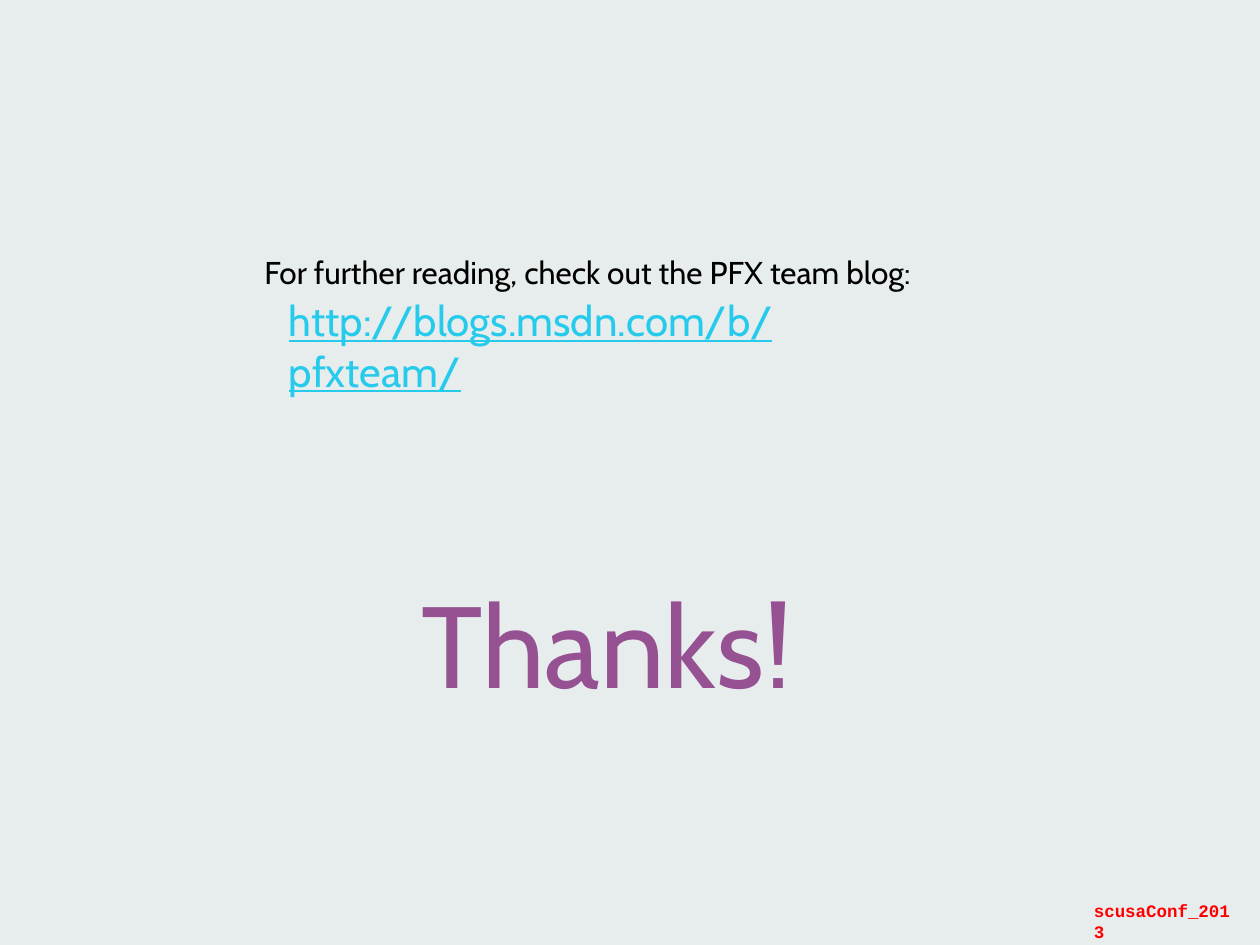
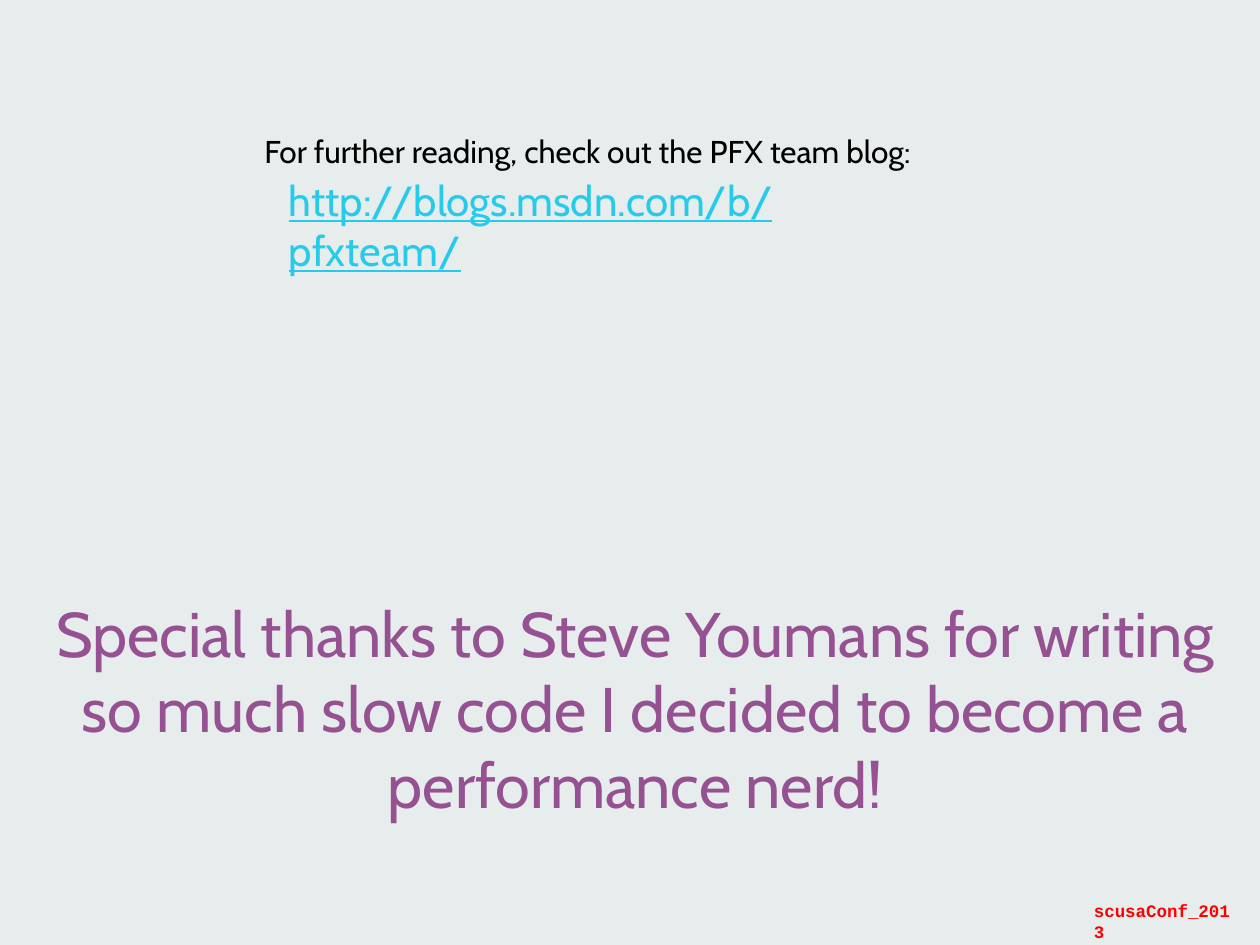
Before and after one commit to staticvoidmain/concurrency-demo, a slide deck: slide 12 of slides/scusaConf2013_concurrent.pptx (slide 9 before the commit). Drawn at 1260x945 pixels with LibreOffice and Linux fonts; fonts in the diff are those of the drawing; background and template pictures are left out. Boxes give left, top, right and bottom in pixels: in the first picture for what was removed or moved away, otherwise in the second. Text is boxed around its words. In the diff, an @@ line names an element or a change of style, - is before the commit and + after.

Commit message:
modified slides, final

```diff
--- a/slides/scusaConf2013_concurrent.pptx
+++ b/slides/scusaConf2013_concurrent.pptx
@@ text "For further reading, check out ...": place and size @@
-text "For further reading, check out ..." at [264, 260, 910, 291]
+text "For further reading, check out ..." at [264, 139, 910, 171]
@@ text "http://blogs.msdn.com/b/pfxteam/": place and size @@
-text "http://blogs.msdn.com/b/pfxteam/" at [289, 304, 773, 397]
+text "http://blogs.msdn.com/b/pfxteam/" at [289, 184, 773, 276]
@@ text at [56, 610, 1214, 823]: text changed; size 66 to 36 pt @@
-Thanks!
+Special thanks to Steve Youmans for writing so much slow code I decided to become a performance nerd!
```
Also in this commit, not shown: 1 other slide changed, 3 slides added.
